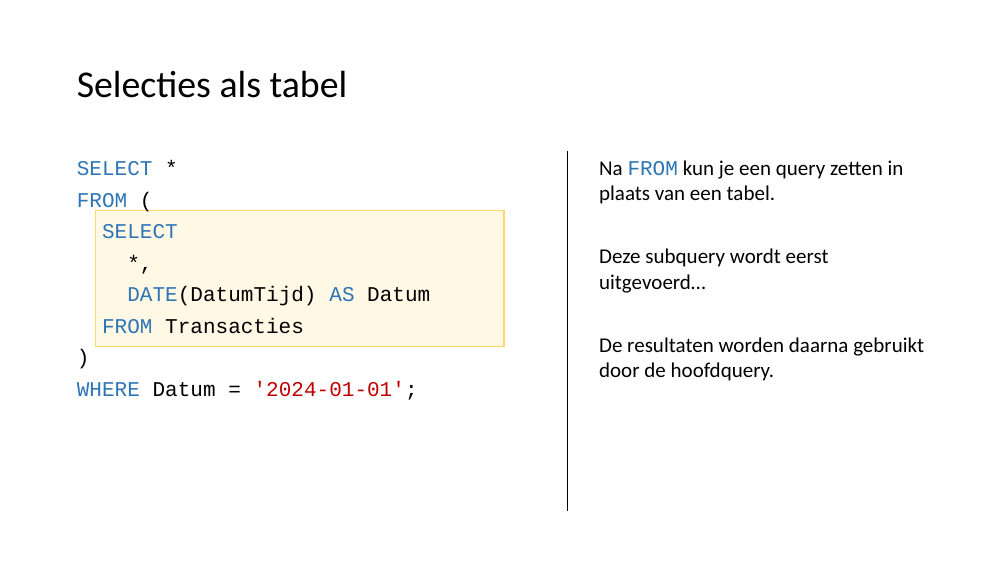
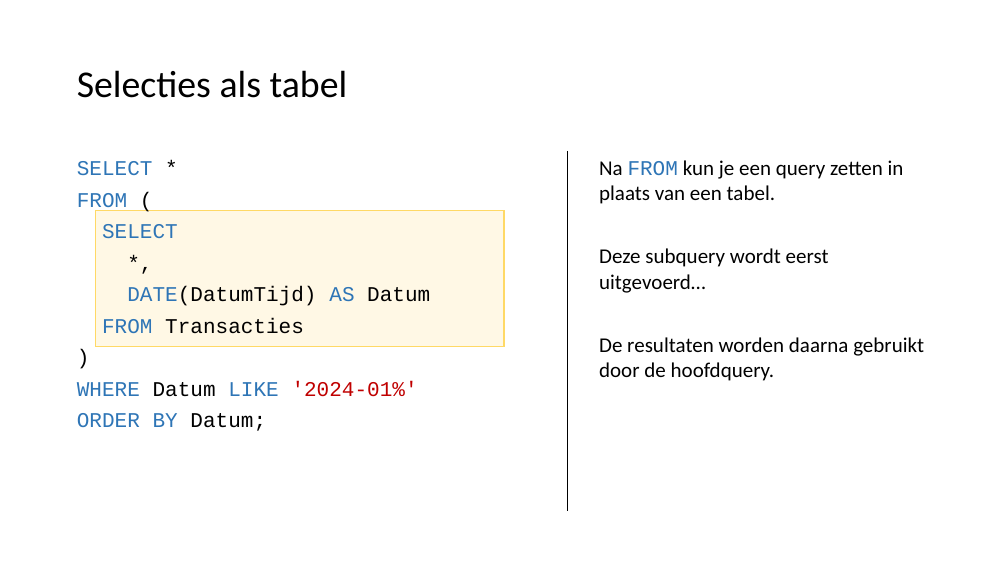
Before and after one commit to LFKoning/knowledge-sharing, a slide deck: slide 24 of sql_course/1_basics/1_basics.pptx (slide 23 before the commit). Drawn at 1008x567 pixels with LibreOffice and Linux fonts; fonts in the diff are those of the drawing. Boxes give left, top, right and bottom in pixels: in the first picture for what was removed or moved away, otherwise in the second. Text is boxed around its words. In the diff, an @@ line names an element or a change of style, - is before the commit and + after.

```diff
--- a/sql_course/1_basics/1_basics.pptx
+++ b/sql_course/1_basics/1_basics.pptx
@@ text at <box>77,381,418,431</box>: text changed; text colour #C00000 to #2E75B6 @@
-WHERE Datum = '2024-01-01';
+WHERE Datum LIKE '2024-01%'
+ORDER BY Datum;
```
Also in this commit, not shown: 11 other slides changed, 1 slide added, 1 other file.
